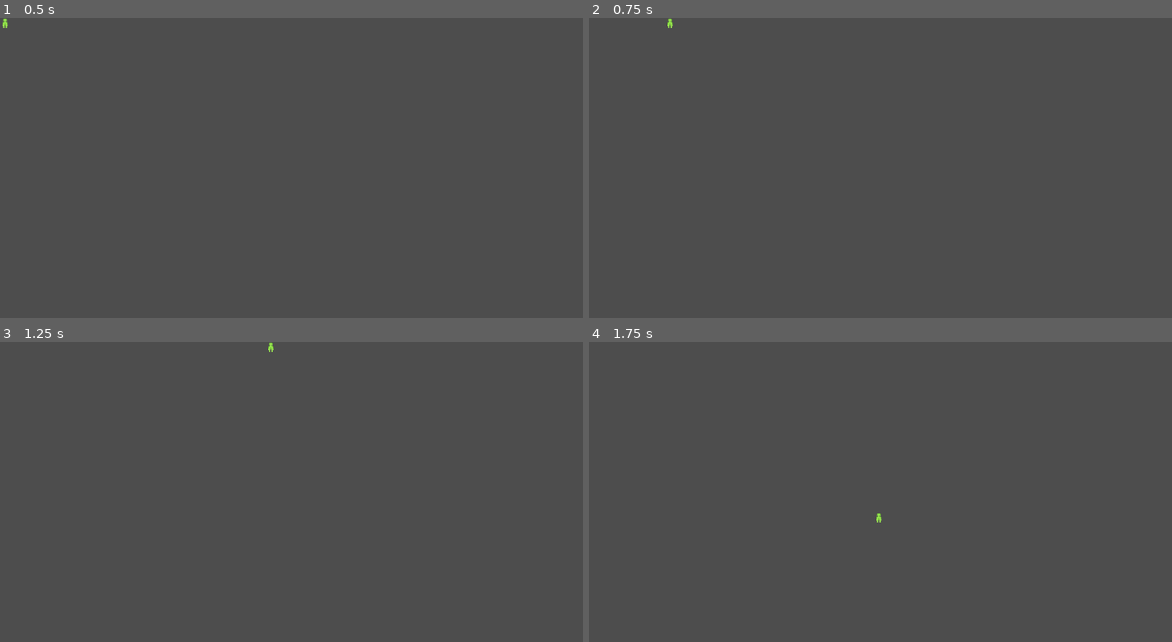
Above: before the commit, frames 1-4 (two rows, left to right).
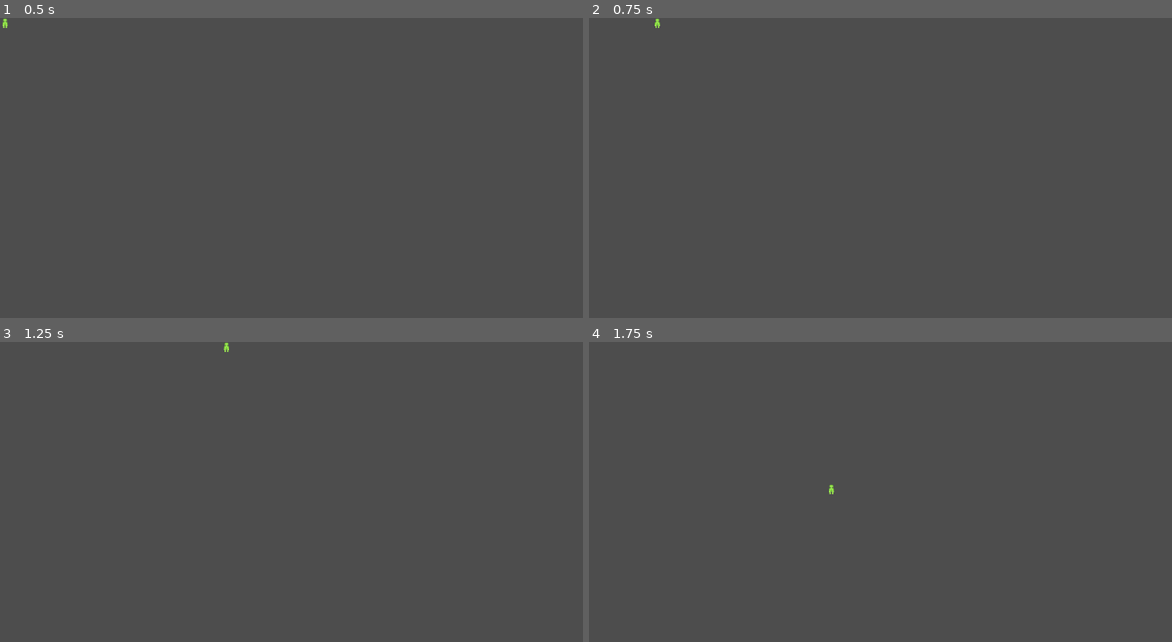
Above: after the commit, the same moments.

Repository: sehon0403/project-gamerad
Game: Godot game, scene res://scenes/player.tscn
Same seed, same stepped clock (60 frames per second), same inputs: the game is played once before the commit and once after it. The project has no main scene, so this scene is started directly.
Inputs:
- Up to frame 1 (0.5 s): no input
- Up to frame 2 (0.75 s): tap Enter at 0.5 s; hold D (move_right) from 0.53 s (still down)
- Up to frame 3 (1.25 s): keep holding D (move_right)
- Up to frame 4 (1.75 s): tap Space at 1.25 s; release D (move_right) at 1.28 s; hold S (move_down) from 1.28 s (still down)

Frame 1 is identical in both runs. In frame 2, less than 0.1% of the frame differs, in the area x 11-15%, y 0-4%; in frame 3, less than 0.1%; in frame 4, less than 0.1%, in the area x 41-51%, y 47-61%.

Commit message:
fixed script attachment

Diff:
--- a/scenes/player.tscn
+++ b/scenes/player.tscn
@@ -7,10 +7,9 @@
 size = Vector2(16, 16)
 
 [node name="Player" type="Node2D"]
+script = ExtResource("1_3vyb7")
 
 [node name="StaticBody2D" type="StaticBody2D" parent="."]
-script = ExtResource("1_3vyb7")
-PLAYER_SPEED = 10
 
 [node name="CollisionShape2D" type="CollisionShape2D" parent="StaticBody2D"]
 position = Vector2(8, 8)
--- a/scripts/player_script.gd
+++ b/scripts/player_script.gd
@@ -1,8 +1,8 @@
-extends StaticBody2D
+extends Node2D
 const arr_ext = preload("res://scripts/array_ext.gd")
 const dict_ext = preload("res://scripts/dictionary_ext.gd")
 
-@export var PLAYER_SPEED = 5
+@export var PLAYER_SPEED = 500
 
 var DIR_VECTORS = {
 	"move_up"   : Vector2(0.0, -1.0),
@@ -15,15 +15,16 @@
 	print("Player Node ready!")
 	print("NOTE: arctan2(0, 0) resolves to " + str(atan2(0, 0)) + " in GDScript")
 
-func handle_movement() -> void:
+func handle_movement(delta: float) -> void:
 	var mvmt_arrays: Array[Vector2] = []
+
 	for dir_packet in dict_ext.items(DIR_VECTORS):
 		if Input.is_action_pressed(dir_packet[0]):
 			mvmt_arrays.append(dir_packet[1])
 
 	var mvmt_vector = arr_ext.v2_sum(mvmt_arrays)
+	var velocity
 
-	var velocity
 	if mvmt_vector.x == 0 and mvmt_vector.y == 0:
 		# still condition
 		velocity = Vector2(0.0, 0.0)
@@ -31,7 +32,7 @@
 		var theta = atan2(mvmt_vector.y, mvmt_vector.x) # in radians
 		velocity = Vector2(PLAYER_SPEED*cos(theta), PLAYER_SPEED*sin(theta))
 
-	self.position += velocity
+	self.global_position += velocity * delta
 
-func _physics_process(_delta: float) -> void:
-	handle_movement()
+func _physics_process(delta: float) -> void:
+	handle_movement(delta)
